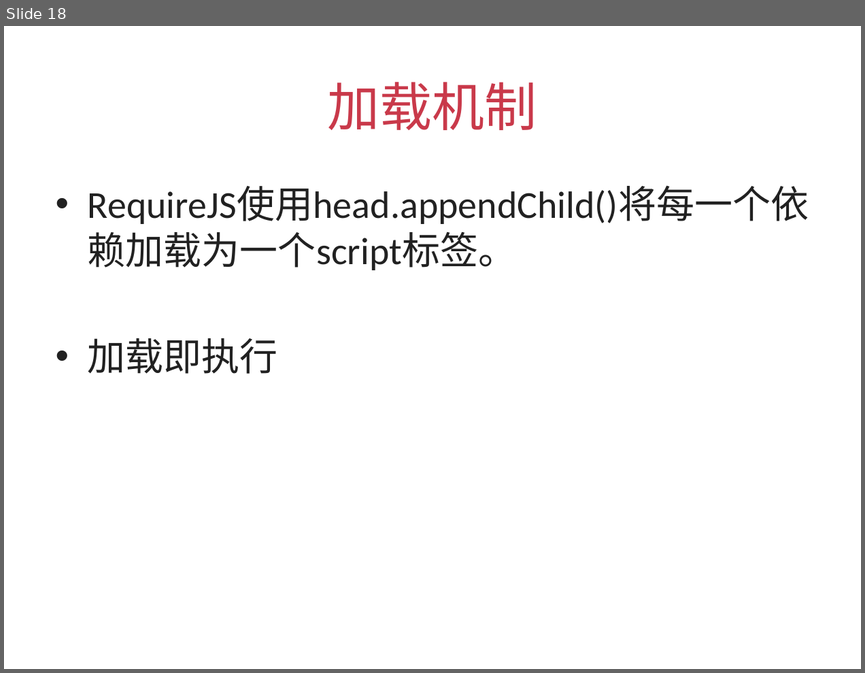
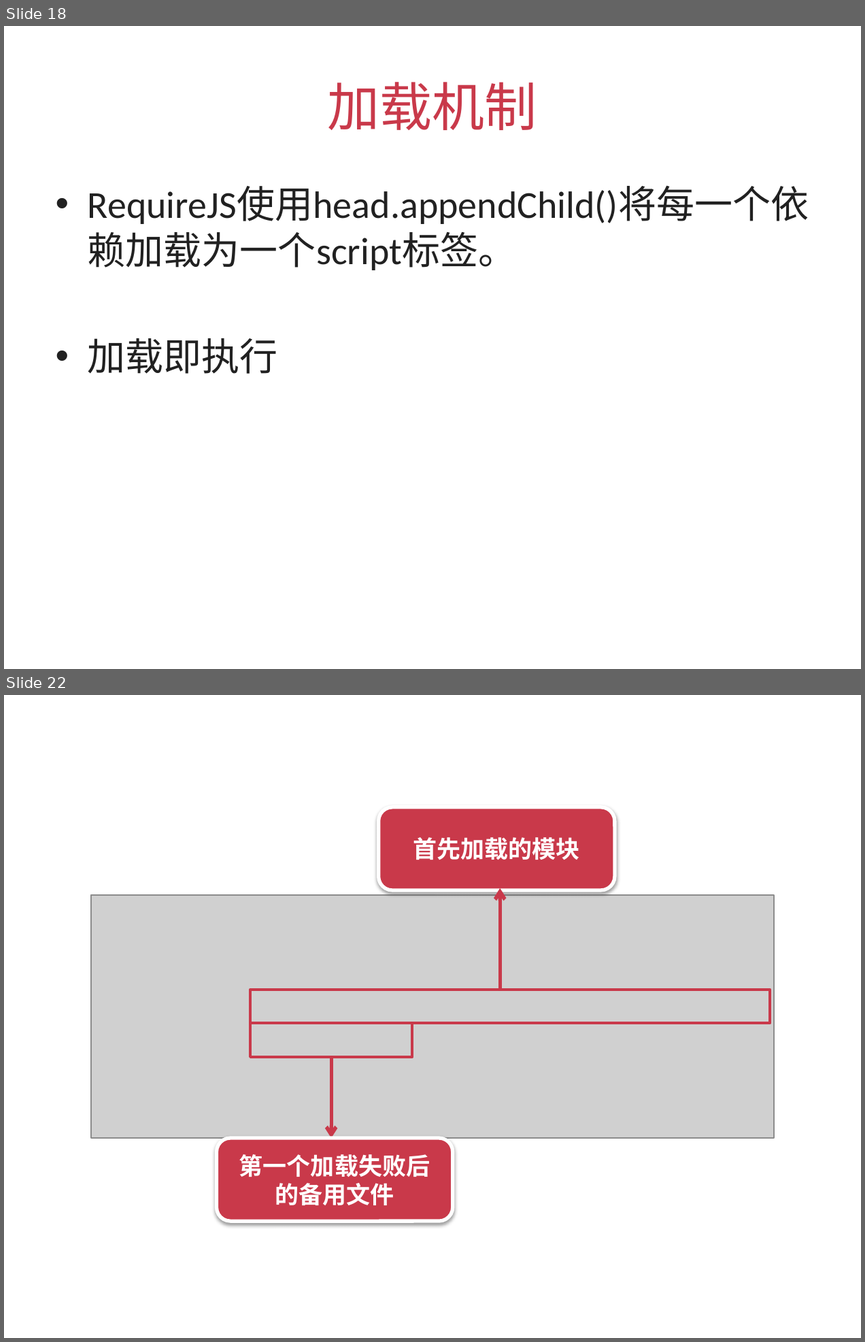
Before and after one commit to silvajs/lecturer, a slide deck: requirejs/doc/requirejs.pptx. Shown one above the other, each under a label of ours: slide 18 before the commit, slides 18 and 22 after it; the slides between them are not shown. The pictures are 865x673 and 865x1342 pixels, drawn with LibreOffice and Linux fonts; fonts in the diff are those of the drawing; grey boxes stand for pictures. Boxes give left, top, right and bottom in pixels: in the first picture for what was removed or moved away, otherwise in the second. Text is boxed around its words. In the diff, an @@ line names an element or a change of style, - is before the commit and + after.

```diff
--- a/requirejs/doc/requirejs.pptx
+++ b/requirejs/doc/requirejs.pptx
@@ slide 22 added at bbox=[4, 695, 861, 1338], background #FFFFFF @@
@@ rounded rectangle added at bbox=[379, 807, 615, 890], fill #C9394A, outline #FFFFFF 3 pt, 20 pt, text #FFFFFF, bold @@
+首先加载的模块
@@ picture added at bbox=[92, 895, 774, 1137] @@
@@ arrow added from (500, 989) to (500, 888), #C9394A 3 pt @@
@@ rectangle added at bbox=[250, 989, 769, 1023], outline #C9394A 2.25 pt @@
@@ rectangle added at bbox=[250, 1023, 412, 1057], outline #C9394A 2.25 pt @@
@@ arrow added from (331, 1057) to (331, 1138), #C9394A 3 pt @@
@@ rounded rectangle added at bbox=[216, 1138, 453, 1221], fill #C9394A, outline #FFFFFF 3 pt, 20 pt, text #FFFFFF, bold @@
+第一个加载失败后的备用文件
```
Also in this commit, not shown: 3 other slides added, 1 slide removed, 6 other files.
